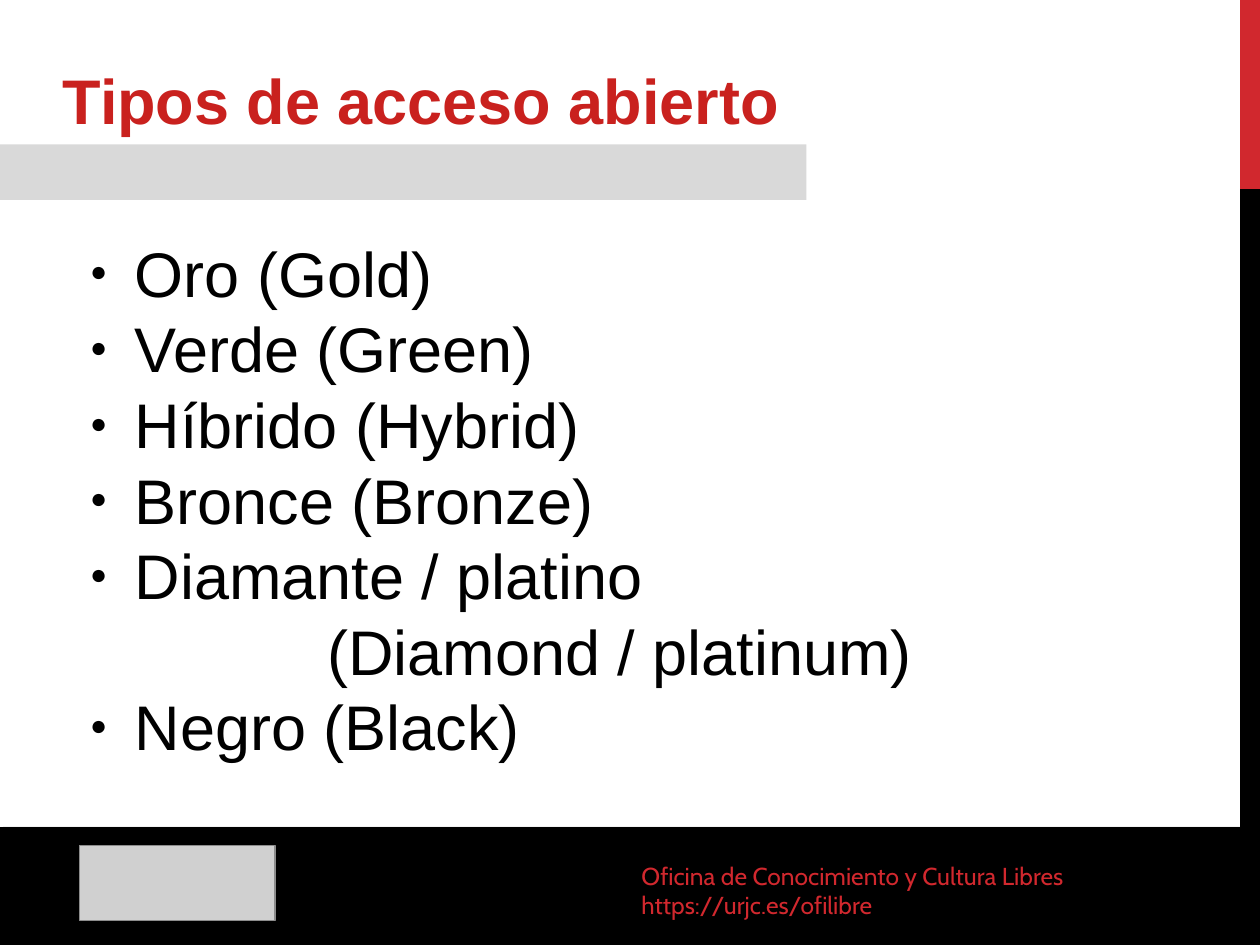
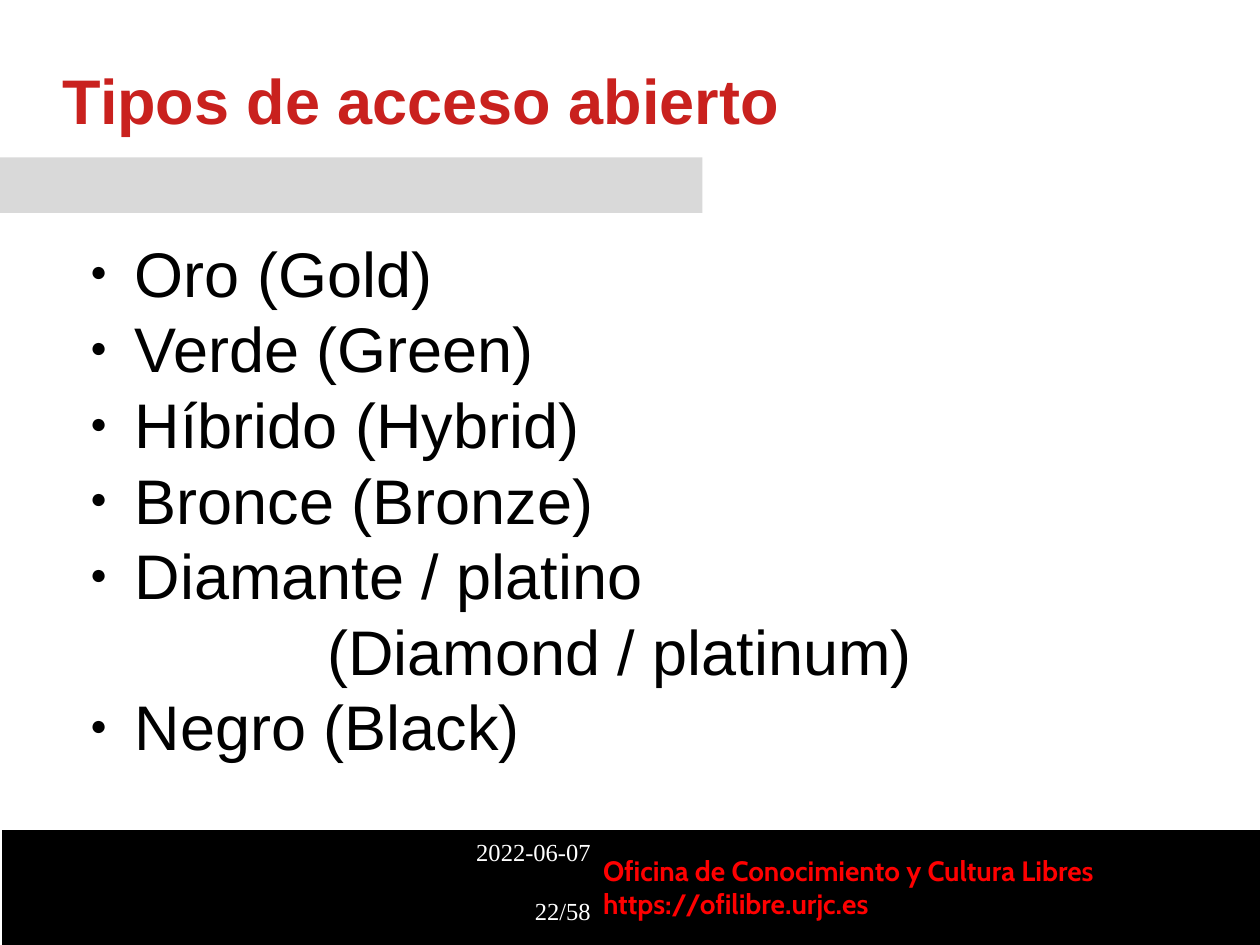
Before and after one commit to gabrielIzquierdo/OfiLibreGabri.github.io, a slide deck: slide 22 of static/transpas/publicacion-abierta/Publicacion_Abierta.odp. Drawn at 1260x945 pixels with LibreOffice and Linux fonts; fonts in the diff are those of the drawing; grey boxes stand for pictures; background and template pictures are left out. Boxes give left, top, right and bottom in pixels: in the first picture for what was removed or moved away, otherwise in the second. Text is boxed around its words. In the diff, an @@ line names an element or a change of style, - is before the commit and + after.

```diff
--- a/static/transpas/publicacion-abierta/Publicacion_Abierta.odp
+++ b/static/transpas/publicacion-abierta/Publicacion_Abierta.odp
@@ freeform shape removed at [1240,0,1260,189] @@
@@ rectangle removed at [0,145,806,200] @@
@@ rectangle added at [0,158,702,213], fill #D9D9D9 @@
@@ freeform shape removed at [1240,189,1260,945] @@
@@ freeform shape removed at [0,827,1260,945] @@
@@ freeform shape added at [1,830,1260,945], fill #000000 @@
@@ picture removed at [79,845,276,920] @@
@@ text added at [476,844,591,921], 14 pt, text #FFFFFF @@
+2022-06-07
+22/58
@@ text added at [603,860,1093,921], 16 pt, text #FF0000, bold @@
+Oficina de Conocimiento y Cultura Libres
+https://ofilibre.urjc.es
@@ text removed at [641,866,1063,920] @@
-Oficina de Conocimiento y Cultura Libres
-https://urjc.es/ofilibre
```
Also in this commit, not shown: 47 other slides changed, 10 slides added, 8 slides removed, 2 other files.
